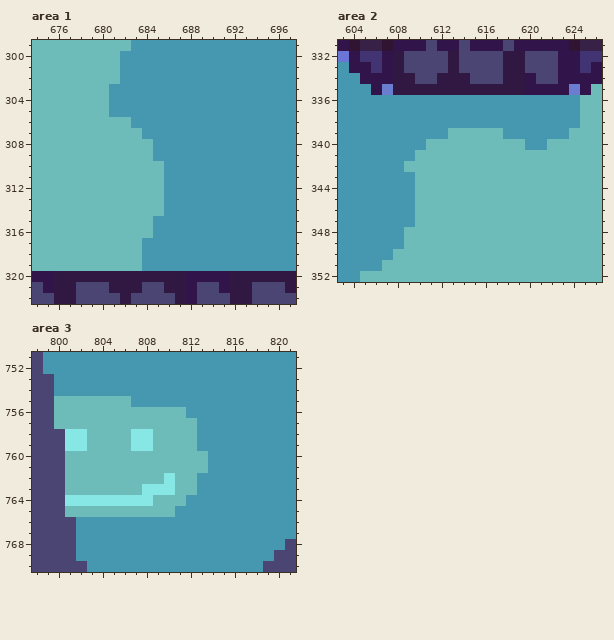
Two versions of one pixel-art file, Assets/Aseprite/ScreenShotTaken_2023-12-01-05-28-53.aseprite. This is how it looked before the edit.
1152x832 pixels, 1 frame. Colours within 5 levels of each other are drawn and written as one. Shown: area 1: x 674..697, y 299..322; area 2: x 603..626, y 331..352; area 3: x 798..821, y 751..770. The commit also changed other parts of the picture, which this record leaves out.
Now the later version:
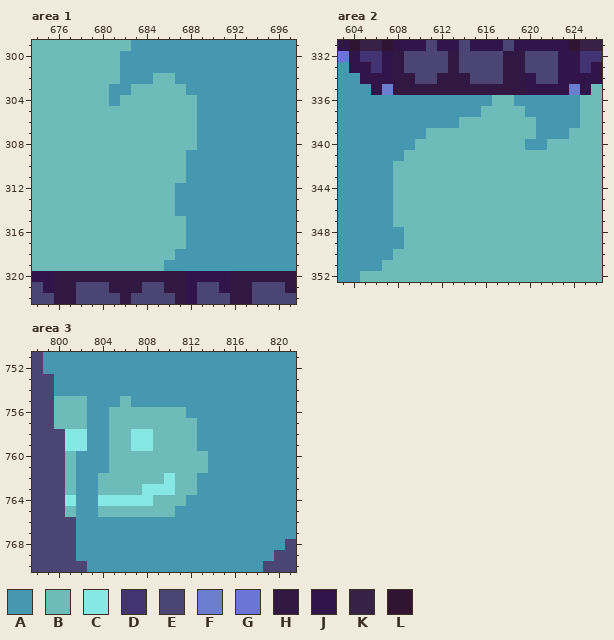
Palette (. is transparent): A #4598b0  B #6dbcb9  C #86e7e4  D #423473  E #4a4573  F #6b7dce  G #6b75d6  H #311842  J #31144a  K #372147  L #311431
Change:
Area 1, layer "Outer Front":
y 302: x 685..686 AA -> BB
y 303: x 683..687 AAAAA -> BBBBB
y 304: x 682..688 AAAAAAA -> BBBBBBB
y 305: x 681..688 AAAAAAAA -> BBBBBBBB
y 306: x 683..688 AAAAAA -> BBBBBB
y 307: x 684..688 AAAAA -> BBBBB
y 308: x 685..688 AAAA -> BBBB
y 309: x 685..687 AAA -> BBB
y 310..311: x 686..687 AA -> BB
y 312..314: x 686 A -> B
y 315..316: x 685..687 AAA -> BBB
y 317: x 684..687 AAAA -> BBBB
y 318: x 684..686 AAA -> BBB
y 319: x 684..685 AA -> BB
Area 2, layer "Outer Front":
y 336: x 617..618 AA -> BB
y 337: x 616..619 AAAA -> BBBB
y 338: x 614..620 AAAAAAA -> BBBBBBB
y 339: x 611..612 AA -> BB; x 618..620 AAA -> BBB
y 340: x 610 A -> B
y 341: x 609 A -> B
y 342: x 608 A -> B
y 343..347: x 608..609 AA -> BB
Area 3, layer "Outer Front":
y 755: x 803..805 BBB -> AAA
y 756..759: x 803..804 BB -> AA
y 760..761: x 802..804 BBB -> AAA
y 762..763: x 802..803 BB -> AA
y 764: x 802..803 CC -> AA
y 765: x 802..803 BB -> AA
